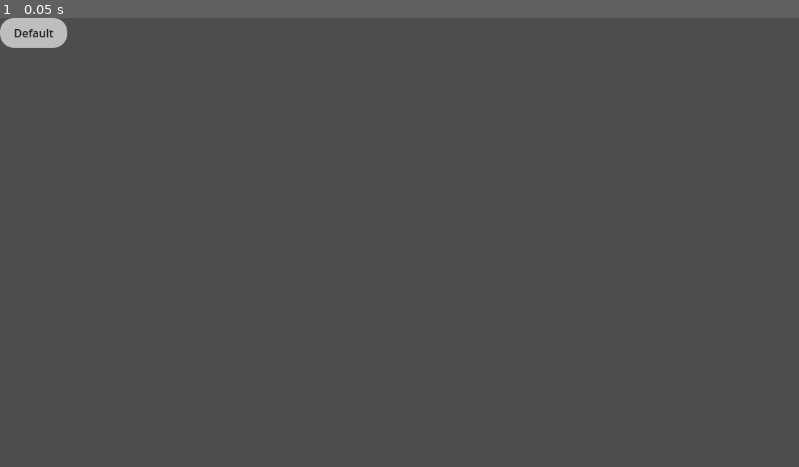
Above: before the commit, frame 1.
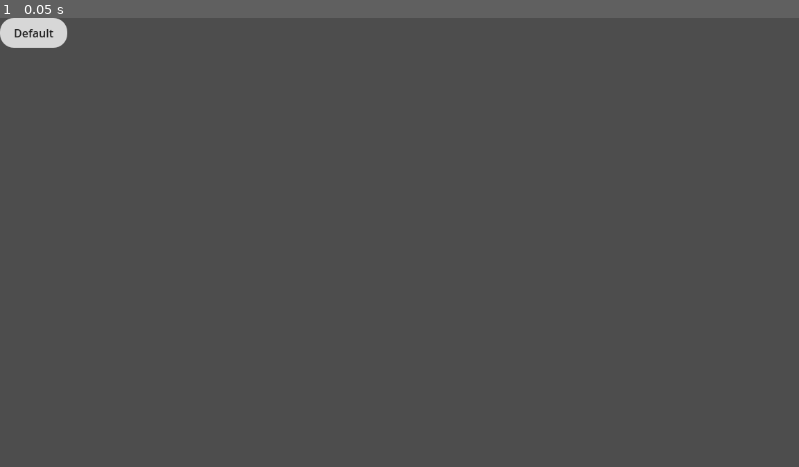
Above: after the commit, the same moment.

Repository: oakeslab-polymtl/DTInsight
Game: Godot game, scene res://GenericDisplay/generic_display.tscn
The game is run twice, just before and just after one commit, with the same random seed, the same clock (stepped at 60 frames per second) and the same inputs. This scene is started directly instead of the project's main scene.
Inputs:
- Up to frame 1 (0.05 s): no input

The runs differ from the first frame. In frame 1, 0.4% of the frame differs, in the area x 0-9%, y 0-7%.

Commit message:
Element border on real time attribute

Diff:
--- a/DTContainer/DT&PTContainer.gd
+++ b/DTContainer/DT&PTContainer.gd
@@ -19,12 +19,12 @@
 var fuseki_data = null
 
 #Load the generic display scene
-const generic_display = preload("res://GenericDisplay/generic_display.tscn")
+const GenericDisplay = preload("res://GenericDisplay/generic_display.tscn")
 
 #Displayes node referenced by its name
 class NamedNode:
 	var name : String
-	var node
+	var node : GenericDisplay
 
 #Array of displayes nodes
 var displayed_node_list: Array[NamedNode]
@@ -42,6 +42,9 @@
 
 #name of highlighted element
 var highlighted_element = null
+
+#border attribute
+const border_attribute : String = "hasTimeScale"
 
 #initialization
 func _ready():
@@ -73,13 +76,25 @@
 func update_node_with(visual_container, fuseki_node_data : Dictionary):
 	DT_PT.free_all_child(visual_container)
 	for key in fuseki_node_data.keys():
-		var new_node = generic_display.instantiate()
+		var new_node = GenericDisplay.instantiate()
 		new_node.get_node("GenericElementName").text = key
 		visual_container.add_child(new_node)
 		var displayed_element = NamedNode.new()
 		displayed_element.name = key
 		displayed_element.node = new_node
 		displayed_node_list.append(displayed_element)
+		set_starting_node_style(displayed_element, fuseki_node_data[key])
+
+func set_starting_node_style(namedNode : NamedNode, attributes : Dictionary):
+	namedNode.node.set_dimmed_style()
+	if (border_attribute in attributes.keys()):
+		match attributes[border_attribute]:
+			"slower_trt":
+				namedNode.node.set_slower_style()
+			"rt":
+				namedNode.node.set_rt_style()
+			"faster_trt":
+				namedNode.node.set_faster_style()
 
 func _process(_delta):
 	already_drawn_x.clear()
--- a/GenericDisplay/GenericDisplay.gd
+++ b/GenericDisplay/GenericDisplay.gd
@@ -1,15 +1,14 @@
 extends BoxContainer
+
+class_name GenericDisplay
 
 @onready var element = $GenericElementName
 @onready var element_name = $GenericElementName.text
 
-const dimmed_color : Color = Color.GRAY
-const highlight_color : Color = Color.DIM_GRAY
-
 func _ready():
-	set_dimmed_style()
 	GenericDisplaySignals.generic_display_highlight.connect(_on_display_highlight)
 
+#Signal handling ---------------------------------------------------------------
 func _on_display_highlight(highlighted_elements_names : Array):
 	if (element_name in highlighted_elements_names):
 		set_highlight_style()
@@ -22,6 +21,10 @@
 func _on_mouse_exited():
 	GenericDisplaySignals.generic_display_over.emit("")
 
+#Background style --------------------------------------------------------------
+const dimmed_color : Color = Color.GRAY
+const highlight_color : Color = Color.DIM_GRAY
+
 func set_dimmed_style():
 	set_bg_color(dimmed_color)
 
@@ -30,5 +33,27 @@
 
 func set_bg_color(color : Color):
 	var styleBox : StyleBoxFlat = element.get_theme_stylebox("normal").duplicate()
-	styleBox.set("bg_color", color)
+	styleBox.bg_color = color
 	element.add_theme_stylebox_override("normal", styleBox)
+
+#Border style ------------------------------------------------------------------
+const slower_color : Color = Color.BLUE_VIOLET
+const rt_color : Color = Color.AQUAMARINE
+const faster_color : Color = Color.GOLD
+
+const border_width : int = 5
+
+func set_slower_style():
+	set_border_color(slower_color)
+
+func set_rt_style():
+	set_border_color(rt_color)
+
+func set_faster_style():
+	set_border_color(faster_color)
+
+func set_border_color(color : Color):
+	var styleBox : StyleBoxFlat = element.get_theme_stylebox("normal").duplicate()
+	styleBox.border_color = color
+	styleBox.set_border_width_all(border_width)
+	element.add_theme_stylebox_override("normal", styleBox)
